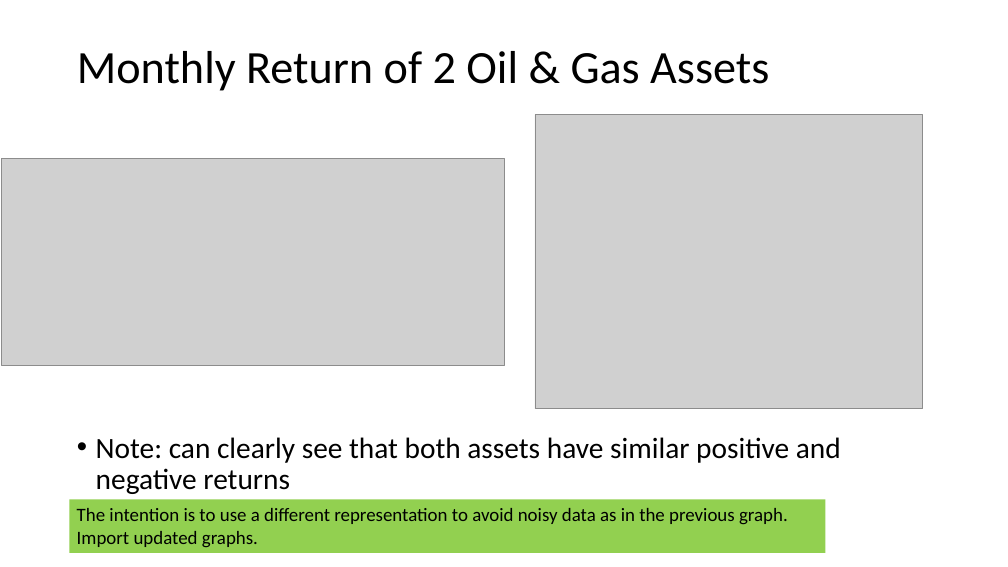
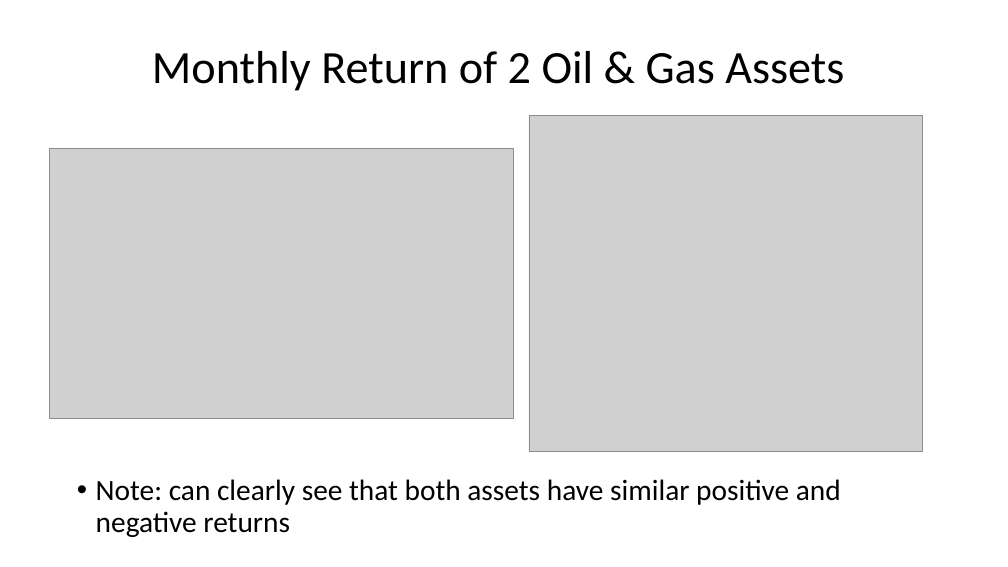
Before and after one commit to claybeaver/Group9_Project1, a slide deck: slide 6 of Final_Presentation.pptx. Drawn at 1008x567 pixels with LibreOffice and Linux fonts; fonts in the diff are those of the drawing; grey boxes stand for pictures. Boxes give left, top, right and bottom in pixels: in the first picture for what was removed or moved away, otherwise in the second. Text is boxed around its words. In the diff, an @@ line names an element or a change of style, - is before the commit and + after.

Commit message:
Worked on Final_Presentation.pptx, added new images

```diff
--- a/Final_Presentation.pptx
+++ b/Final_Presentation.pptx
@@ title "Monthly Return of 2 Oil ..." at (152, 51, 844, 91): alignment left to centre @@
@@ text "Note: can clearly see that ...": place and size @@
-text "Note: can clearly see that ..." at (96, 437, 841, 494)
+text "Note: can clearly see that ..." at (96, 479, 841, 537)
@@ picture: place and size @@
-picture at (535, 115, 923, 409)
+picture at (529, 116, 923, 451)
@@ picture: place and size @@
-picture at (1, 158, 504, 364)
+picture at (50, 148, 513, 419)
@@ rectangle removed at (70, 500, 826, 554) @@
-The intention is to use a different representation to avoid noisy data as in the previous graph.
-Import updated graphs.
```
Also in this commit, not shown: 10 other slides changed, 1 slide added, 1 slide removed, 4 other files.
